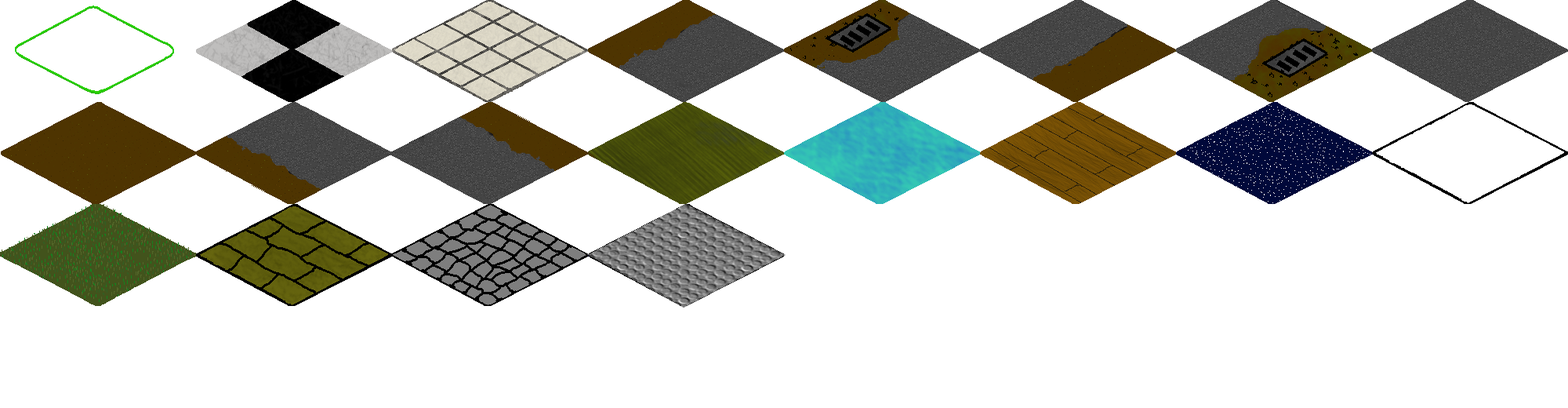
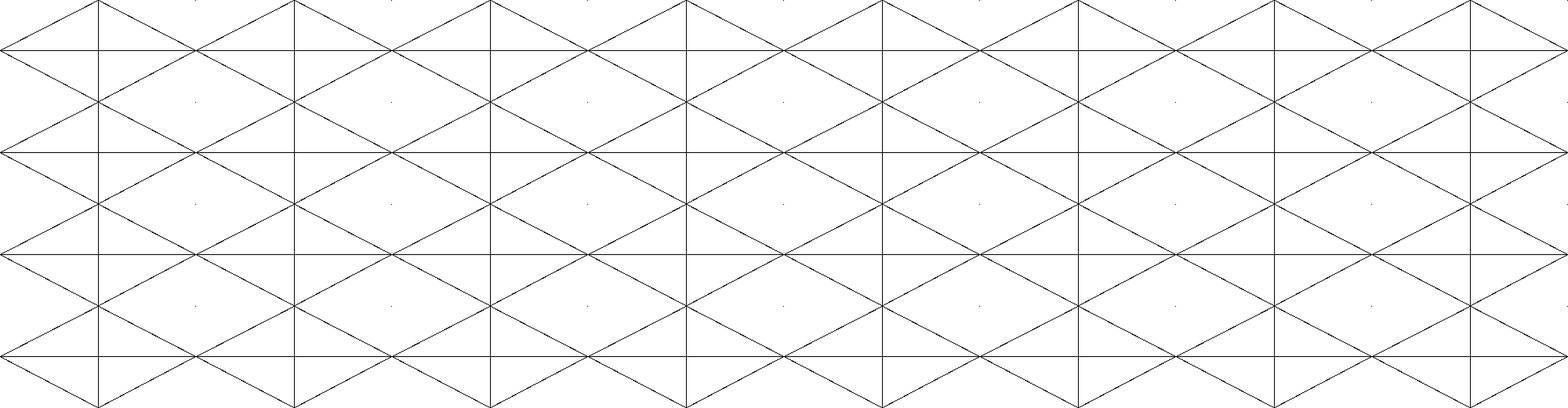
Layers edited between the first and the second w=1568, h=408 image:
added layer "Pasted Layer" above "tiles250x129.png copy" over [0,0,1568,408]
hid "tiles250x129.png", opacity 100% → 57% over [0,0,1568,308]
